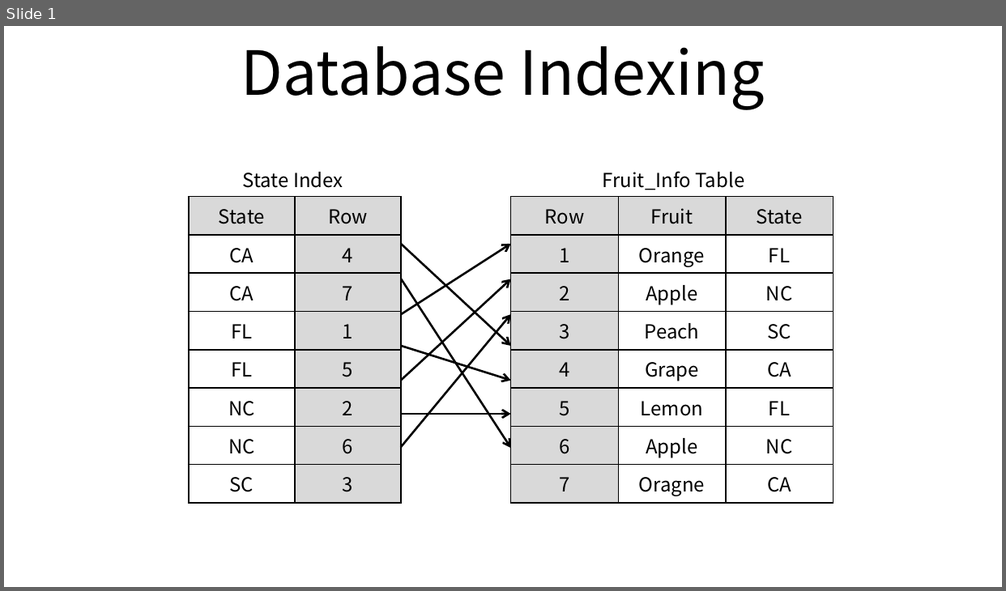
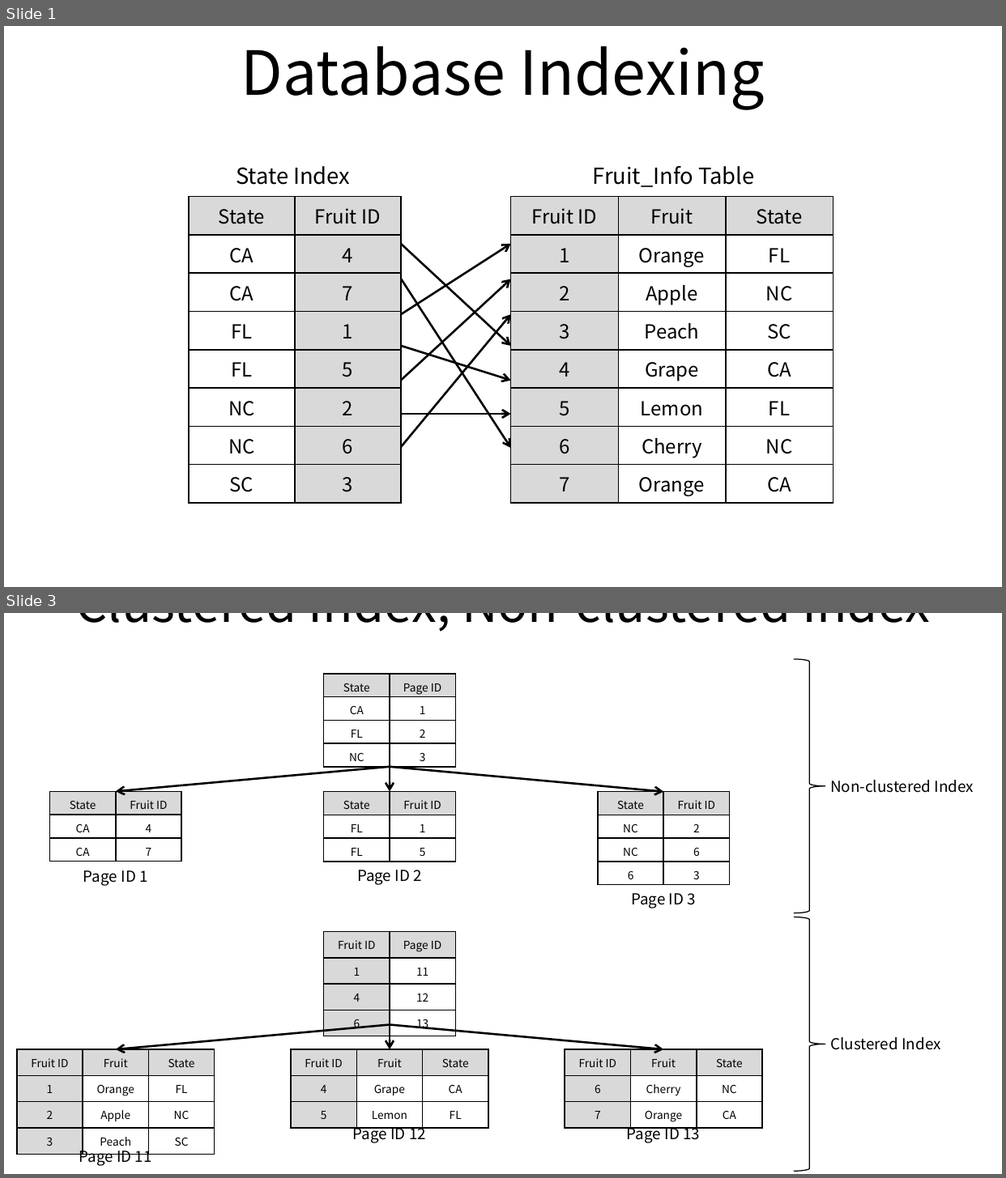
Before and after one commit to ssup2/blog-old, a slide deck: images/theory_analysis/DB_Indexing/DB_Indexing.pptx. Shown one above the other, each under a label of ours: slide 1 before the commit, slides 1 and 3 after it; the slides between them are not shown. The pictures are 1006x591 and 1006x1178 pixels, drawn with LibreOffice and Linux fonts; fonts in the diff are those of the drawing. Boxes give left, top, right and bottom in pixels: in the first picture for what was removed or moved away, otherwise in the second. Text is boxed around its words. In the diff, an @@ line names an element or a change of style, - is before the commit and + after.

```diff
--- a/images/theory_analysis/DB_Indexing/DB_Indexing.pptx
+++ b/images/theory_analysis/DB_Indexing/DB_Indexing.pptx
@@ slide 3 added at (4,613,1002,1174), background #FFFFFF @@
@@ title added at (75,613,930,632), 36 pt, text #000000 @@
+Clustered Index, Non-clustered Index
@@ right brace added at (794,659,825,914), outline #000000 0.75 pt @@
@@ table added at (323,674,455,767), 4 rows, 2 columns @@
+State | Page ID
+CA | 1
+FL | 2
+NC | 3
@@ arrow added from (390, 767) to (116, 792), #000000 1.5 pt @@
@@ arrow added from (390, 767) to (390, 792), #000000 1.5 pt @@
@@ arrow added from (390, 767) to (663, 792), #000000 1.5 pt @@
@@ text added at (830,780,974,793), 11 pt, text #000000 @@
+Non-clustered Index
@@ table added at (50,792,181,862), 3 rows, 2 columns @@
+State | Fruit ID
+CA | 4
+CA | 7
@@ table added at (323,792,455,862), 3 rows, 2 columns @@
+State | Fruit ID
+FL | 1
+FL | 5
@@ table added at (598,792,730,884), 4 rows, 2 columns @@
+State | Fruit ID
+NC | 2
+NC | 6
+6 | 3
@@ text added at (83,871,147,886), 11 pt, text #000000 @@
+Page ID 1
@@ text added at (357,870,421,885), 11 pt, text #000000 @@
+Page ID 2
@@ text added at (631,893,696,909), 11 pt, text #000000 @@
+Page ID 3
@@ right brace added at (794,918,825,1172), outline #000000 0.75 pt @@
@@ table added at (323,931,455,1033), 4 rows, 2 columns @@
+Fruit ID | Page ID
+1 | 11
+4 | 12
+6 | 13
@@ arrow added from (390, 1025) to (116, 1050), #000000 1.5 pt @@
@@ arrow added from (390, 1025) to (390, 1050), #000000 1.5 pt @@
@@ arrow added from (390, 1025) to (663, 1050), #000000 1.5 pt @@
@@ text added at (830,1037,940,1050), 11 pt, text #000000 @@
+Clustered Index
@@ table added at (17,1050,215,1149), 4 rows, 3 columns @@
+Fruit ID | Fruit | State
+1 | Orange | FL
+2 | Apple | NC
+3 | Peach | SC
@@ table added at (291,1050,488,1122), 3 rows, 3 columns @@
+Fruit ID | Fruit | State
+4 | Grape | CA
+5 | Lemon | FL
@@ table added at (565,1050,762,1126), 3 rows, 3 columns @@
+Fruit ID | Fruit | State
+6 | Cherry | NC
+7 | Orange | CA
@@ text added at (79,1147,152,1166), 11 pt, text #000000 @@
+Page ID 11
@@ text added at (353,1123,426,1144), 11 pt, text #000000 @@
+Page ID 12
@@ text added at (627,1123,700,1144), 11 pt, text #000000 @@
+Page ID 13
@@ slide 1 changed as well @@
@@ text "State Index" at (236,166,350,185): size 14 to 16 pt @@
@@ text "Fruit_Info Table" at (593,166,754,187): size 14 to 16 pt @@
@@ table at (189,197,400,496) @@
-row 1, column 2: Row
+row 1, column 2: Fruit ID
@@ table at (511,197,834,500) @@
-row 1, column 1: Row
+row 1, column 1: Fruit ID
-row 7, column 2: Apple
+row 7, column 2: Cherry
-row 8, column 2: Oragne
+row 8, column 2: Orange
```
Also in this commit, not shown: 3 other slides added, 5 other files.
